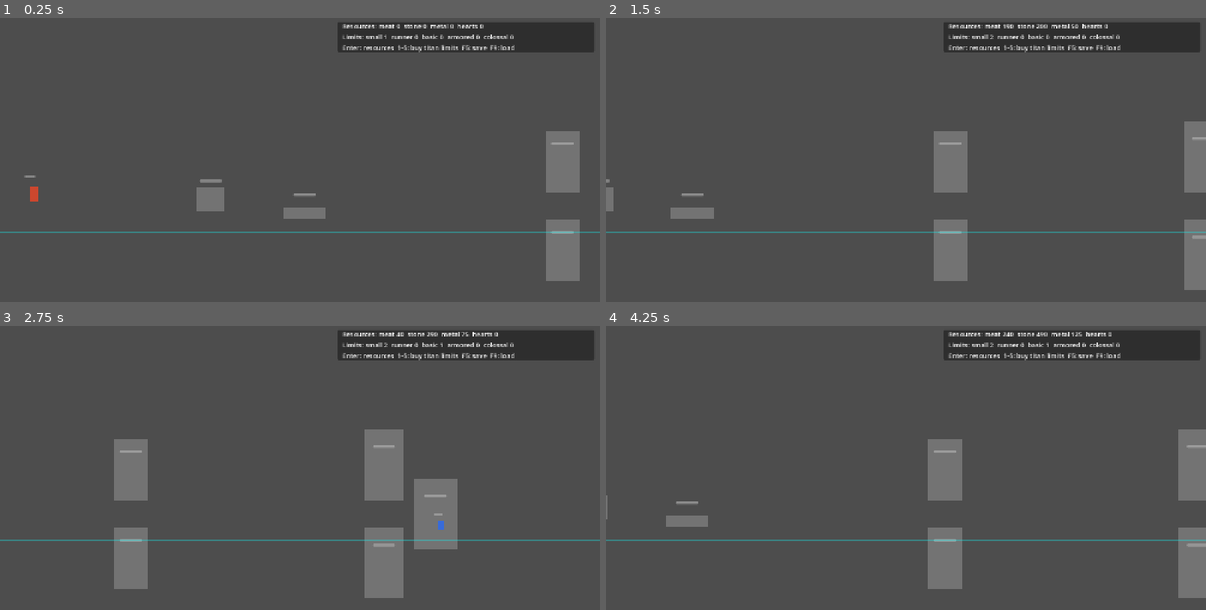
Above: before the commit, frames 1-4 (two rows, left to right).
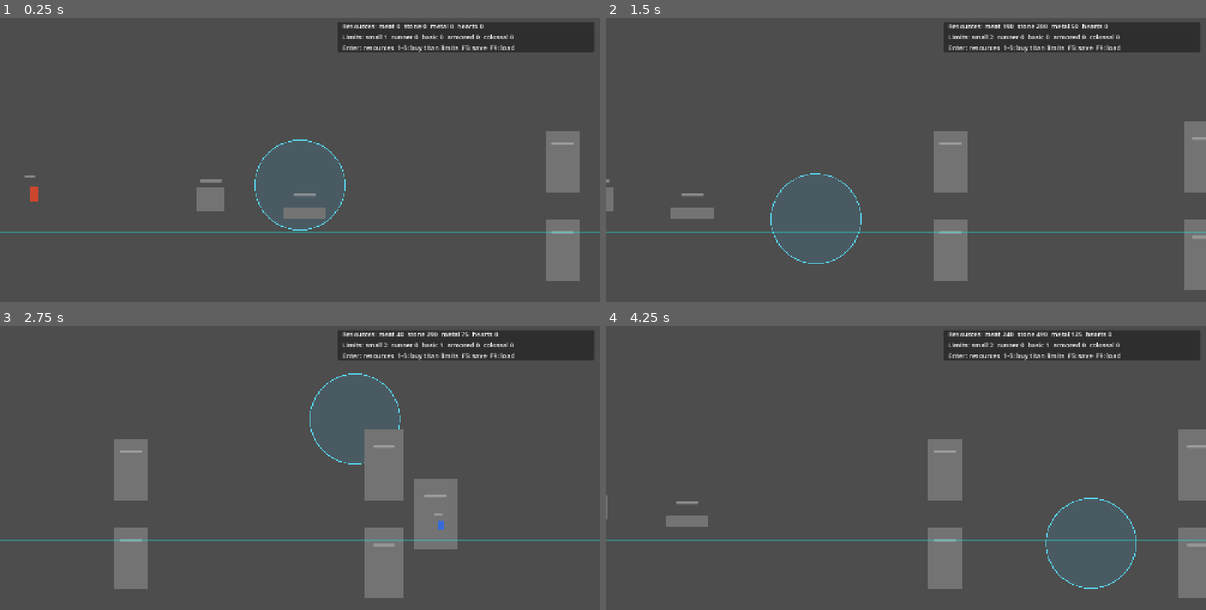
Above: after the commit, the same moments.

Repository: Fearawl/titan-inc
Game: Godot game, scene res://world/city/city_scene.tscn
Two runs of this game, one before a commit and one after it. Both use one fixed random seed, a clock stepped at 60 frames per second and the inputs below.
Inputs (mouse positions are in pixels of both pictures, inside the frame that each line leads up to):
- Up to frame 1 (0.25 s): no input
- Up to frame 2 (1.5 s): tap Enter (ui_accept) at 0.5, 0.77 s; move the mouse to (1038, 168) at 0.52 s; hold Right (ui_right) 0.53-1.25 s; tap 1 at 0.6 s; click (1038, 168) at 0.67 s; drag from (786, 202) to (876, 253) at 1.27 s
- Up to frame 3 (2.75 s): tap Enter (ui_accept) at 2 s; move the mouse to (360, 419) at 2.02 s; hold Right (ui_right) from 2.03 s (still down); tap 3 at 2.1 s; click (360, 419) at 2.17 s
- Up to frame 4 (4.25 s): release Right (ui_right) at 2.75 s; drag from (876, 561) to (726, 442) at 2.77 s; tap Enter (ui_accept) at 3.5, 3.77 s; move the mouse to (1086, 544) at 3.52 s; hold Left (ui_left) from 3.53 s (still down); tap 5 at 3.6 s; click (1086, 544) at 3.67 s

The runs differ from the first frame. In frame 1, 0.2% of the frame differs, in the area x 42-58%, y 42-75%; in frame 2, 0.2%; in frame 3, 0.1%; in frame 4, 0.2%, in the area x 73-89%, y 60-93%.

Commit message:
feat: add cursor boost foundation

Diff:
--- a/actors/common/combat_actor.gd
+++ b/actors/common/combat_actor.gd
@@ -10,6 +10,9 @@
 var stats: UnitStatsResource
 var damage_profile: DamageProfileResource
 var drop_table: DropTableResource
+# Transient modifier reset is owned by systems such as CursorBoostController,
+# because actor-local _process order would race combat resolution.
+var runtime_modifiers := UnitRuntimeModifiers.new()
 var target_x := 0.0
 var attack_cooldown := 0.0
 var assigned_position := Vector2.ZERO
@@ -52,6 +55,11 @@
 		return
 	attack_cooldown = 1.0 / maxf(stats.attack_rate, 0.01)
 
+func effective_damage() -> float:
+	if stats == null:
+		return 0.0
+	return runtime_modifiers.effective_damage(stats.damage)
+
 func _process(delta: float) -> void:
 	attack_cooldown = maxf(attack_cooldown - delta, 0.0)
 
--- a/content/catalogs/content_catalog.gd
+++ b/content/catalogs/content_catalog.gd
@@ -8,6 +8,7 @@
 const DefenseSlotResourceScript := preload("res://world/defense_positions/defense_slot_resource.gd")
 const UnitBehaviorProfileResource := preload("res://content/behaviors/unit_behavior_profile_resource.gd")
 const ProjectileProfileResource := preload("res://content/projectiles/projectile_profile_resource.gd")
+const CursorBoostProfileResourceScript := preload("res://content/player/cursor_boost_profile_resource.gd")
 
 var titan_types: Dictionary = {}
 var defender_types: Dictionary = {}
@@ -16,6 +17,7 @@
 var defense_slots: Dictionary = {}
 var behavior_profiles: Dictionary = {}
 var projectile_profiles: Dictionary = {}
+var cursor_boost_profiles: Dictionary = {}
 
 func _ready() -> void:
 	load_all()
@@ -28,6 +30,7 @@
 	defense_slots = _load_resources("res://content/defense_slots", DefenseSlotResourceScript)
 	behavior_profiles = _load_resources("res://content/behaviors", UnitBehaviorProfileResource)
 	projectile_profiles = _load_resources("res://content/projectiles", ProjectileProfileResource)
+	cursor_boost_profiles = _load_resources("res://content/player", CursorBoostProfileResourceScript)
 
 func get_titan(id: StringName) -> TitanTypeResource:
 	return titan_types.get(id) as TitanTypeResource
@@ -47,6 +50,9 @@
 func get_projectile_profile(id: StringName) -> ProjectileProfileResource:
 	return projectile_profiles.get(id) as ProjectileProfileResource
 
+func get_cursor_boost_profile(id: StringName) -> CursorBoostProfileResource:
+	return cursor_boost_profiles.get(id) as CursorBoostProfileResource
+
 func _load_resources(path: String, expected_script: Script) -> Dictionary:
 	var result := {}
 	var dir := DirAccess.open(path)
--- /dev/null
+++ b/content/player/cursor_boost_default.tres
@@ -0,0 +1,7 @@
+[gd_resource type="Resource" script_class="CursorBoostProfileResource" format=3]
+
+[ext_resource type="Script" path="res://content/player/cursor_boost_profile_resource.gd" id="1_x785a"]
+
+[resource]
+script = ExtResource("1_x785a")
+id = &"cursor_boost_default"
--- /dev/null
+++ b/content/player/cursor_boost_profile_resource.gd
@@ -0,0 +1,9 @@
+extends Resource
+class_name CursorBoostProfileResource
+
+@export var id: StringName
+@export var radius := 96.0
+@export var damage_multiplier := 1.5
+@export var debug_visible := true
+@export var fill_color := Color(0.2, 0.75, 1.0, 0.12)
+@export var outline_color := Color(0.35, 0.9, 1.0, 0.85)
--- /dev/null
+++ b/core/modifiers/unit_runtime_modifiers.gd
@@ -0,0 +1,13 @@
+extends RefCounted
+class_name UnitRuntimeModifiers
+
+var cursor_damage_multiplier := 1.0
+
+func reset_transient() -> void:
+	cursor_damage_multiplier = 1.0
+
+func apply_cursor_damage_multiplier(multiplier: float) -> void:
+	cursor_damage_multiplier *= maxf(multiplier, 0.0)
+
+func effective_damage(base_damage: float) -> float:
+	return maxf(base_damage, 0.0) * cursor_damage_multiplier
--- a/systems/behavior/defender_behavior_controller.gd
+++ b/systems/behavior/defender_behavior_controller.gd
@@ -111,7 +111,7 @@
 	var projectile := arrow_scene.instantiate() as Projectile
 	if projectile == null:
 		return false
-	var roll := unit.damage_profile.roll_damage(unit.stats.damage, false)
+	var roll := unit.damage_profile.roll_damage(unit.effective_damage(), false)
 	projectile.registry = registry
 	projectile.configure(unit, target, projectile_profile, float(roll["amount"]))
 	projectile_root.add_child(projectile)
--- a/systems/behavior/titan_behavior_controller.gd
+++ b/systems/behavior/titan_behavior_controller.gd
@@ -93,13 +93,13 @@
 	if unit == null or unit.damage_profile == null or unit.stats == null:
 		return
 	if blocking_structure != null:
-		var structure_roll := unit.damage_profile.roll_damage(unit.stats.damage, true)
+		var structure_roll := unit.damage_profile.roll_damage(unit.effective_damage(), true)
 		blocking_structure.apply_damage(float(structure_roll["amount"]), unit.actor_id)
 	for defender in TargetingService.units_in_radius(unit.global_position, unit.stats.attack_radius, registry.alive_defenders()):
 		var typed := defender as DefenderUnit
 		if typed == null or typed.damageable == null:
 			continue
-		var unit_roll := unit.damage_profile.roll_damage(unit.stats.damage, false)
+		var unit_roll := unit.damage_profile.roll_damage(unit.effective_damage(), false)
 		typed.damageable.apply_damage(float(unit_roll["amount"]), unit.actor_id)
 
 func _throw_boulder() -> bool:
@@ -112,7 +112,7 @@
 	if projectile == null:
 		return false
 	projectile.registry = registry
-	projectile.configure_to_position(unit, _boulder_target_position(profile), profile, unit.stats.damage * profile.damage_multiplier)
+	projectile.configure_to_position(unit, _boulder_target_position(profile), profile, unit.effective_damage() * profile.damage_multiplier)
 	projectile_root.add_child(projectile)
 	return true
 
--- a/systems/combat/combat_resolver.gd
+++ b/systems/combat/combat_resolver.gd
@@ -19,12 +19,12 @@
 			continue
 		var hit_anything := false
 		for defender in TargetingService.units_in_radius(titan.global_position, titan.stats.attack_radius, registry.alive_defenders()):
-			var roll := titan.damage_profile.roll_damage(titan.stats.damage, false)
+			var roll := titan.damage_profile.roll_damage(titan.effective_damage(), false)
 			defender.damageable.apply_damage(float(roll["amount"]), titan.actor_id)
 			hit_anything = true
 		var target_structure := TargetingService.nearest_structure_in_front(titan, registry.alive_structures())
 		if target_structure != null and titan.global_position.distance_to(target_structure.global_position) <= titan.stats.attack_radius:
-			var roll := titan.damage_profile.roll_damage(titan.stats.damage, true)
+			var roll := titan.damage_profile.roll_damage(titan.effective_damage(), true)
 			target_structure.apply_damage(float(roll["amount"]), titan.actor_id)
 			hit_anything = true
 		if hit_anything:
@@ -51,7 +51,7 @@
 		var target: TitanUnit = targets[0] as TitanUnit
 		if target == null:
 			continue
-		var roll := defender.damage_profile.roll_damage(defender.stats.damage, false)
+		var roll := defender.damage_profile.roll_damage(defender.effective_damage(), false)
 		target.damageable.apply_damage(float(roll["amount"]), defender.actor_id)
 		defender.consume_attack_cooldown()
 
--- /dev/null
+++ b/systems/player/cursor_boost_controller.gd
@@ -0,0 +1,44 @@
+extends Node2D
+class_name CursorBoostController
+
+@export var registry_path: NodePath
+@export var catalog_path: NodePath
+@export var profile_id: StringName = &"cursor_boost_default"
+
+var profile: CursorBoostProfileResource
+var _cursor_world_position := Vector2.ZERO
+
+@onready var registry: BattleRegistry = get_node_or_null(registry_path) as BattleRegistry
+@onready var catalog: ContentCatalog = get_node_or_null(catalog_path) as ContentCatalog
+
+func _ready() -> void:
+	if catalog != null:
+		profile = catalog.get_cursor_boost_profile(profile_id)
+		if profile == null:
+			catalog.load_all()
+			profile = catalog.get_cursor_boost_profile(profile_id)
+	queue_redraw()
+
+func _process(_delta: float) -> void:
+	_cursor_world_position = get_global_mouse_position()
+	if registry == null:
+		queue_redraw()
+		return
+	# Cursor boost owns this transient reset so node process order stays explicit:
+	# it must run before combat systems that read effective damage this frame.
+	for titan in registry.alive_titans():
+		titan.runtime_modifiers.reset_transient()
+		if profile == null:
+			continue
+		var radius := maxf(profile.radius, 0.0)
+		if titan.global_position.distance_to(_cursor_world_position) <= radius:
+			titan.runtime_modifiers.apply_cursor_damage_multiplier(profile.damage_multiplier)
+	queue_redraw()
+
+func _draw() -> void:
+	if profile == null or not profile.debug_visible:
+		return
+	var local_cursor := to_local(_cursor_world_position)
+	var radius := maxf(profile.radius, 0.0)
+	draw_circle(local_cursor, radius, profile.fill_color)
+	draw_arc(local_cursor, radius, 0.0, TAU, 64, profile.outline_color, 2.0)
--- a/tools/generate_initial_content.gd
+++ b/tools/generate_initial_content.gd
@@ -8,6 +8,7 @@
 const DefenseSlotResourceScript := preload("res://world/defense_positions/defense_slot_resource.gd")
 const UnitBehaviorProfileResource := preload("res://content/behaviors/unit_behavior_profile_resource.gd")
 const ProjectileProfileResource := preload("res://content/projectiles/projectile_profile_resource.gd")
+const CursorBoostProfileResourceScript := preload("res://content/player/cursor_boost_profile_resource.gd")
 
 const PROJECTILE_ARROW := 0
 const PROJECTILE_BOULDER := 1
@@ -24,6 +25,7 @@
 		_finish()
 		return
 	_save_projectiles()
+	_save_cursor_boost_profiles()
 	_save_behaviors()
 	_save_titans()
 	_save_defenders()
@@ -38,6 +40,7 @@
 		"res://content/defenders",
 		"res://content/behaviors",
 		"res://content/projectiles",
+		"res://content/player",
 		"res://content/structures",
 		"res://content/defense_slots",
 		"res://content/zones",
@@ -157,6 +160,16 @@
 		projectile.roll_distance = row[6]
 		projectile.lifetime = row[7]
 		_save("res://content/projectiles/%s.tres" % String(projectile.id), projectile)
+
+func _save_cursor_boost_profiles() -> void:
+	var profile: Resource = CursorBoostProfileResourceScript.new()
+	profile.id = &"cursor_boost_default"
+	profile.radius = 96.0
+	profile.damage_multiplier = 1.5
+	profile.debug_visible = true
+	profile.fill_color = Color(0.2, 0.75, 1.0, 0.12)
+	profile.outline_color = Color(0.35, 0.9, 1.0, 0.85)
+	_save("res://content/player/%s.tres" % String(profile.id), profile)
 
 func _save_behaviors() -> void:
 	var data := [
--- a/world/city/city_scene.tscn
+++ b/world/city/city_scene.tscn
@@ -1,10 +1,11 @@
-[gd_scene load_steps=19 format=3]
+[gd_scene load_steps=20 format=3]
 
 [ext_resource type="Script" path="res://world/city/city_scene.gd" id="1_city"]
 [ext_resource type="PackedScene" path="res://structures/destructible/destructible_structure.tscn" id="2_structure"]
 [ext_resource type="Script" path="res://content/catalogs/content_catalog.gd" id="3_catalog"]
 [ext_resource type="Script" path="res://systems/combat/battle_registry.gd" id="4_registry"]
 [ext_resource type="Script" path="res://systems/combat/combat_resolver.gd" id="5_resolver"]
+[ext_resource type="Script" path="res://systems/player/cursor_boost_controller.gd" id="6_cursor_boost"]
 [ext_resource type="Script" path="res://systems/spawning/titan_spawn_coordinator.gd" id="6_titan_spawn"]
 [ext_resource type="PackedScene" path="res://actors/titan/titan_unit.tscn" id="7_titan"]
 [ext_resource type="Script" path="res://systems/spawning/defender_spawn_coordinator.gd" id="8_defender_spawn"]
@@ -28,6 +29,11 @@
 
 [node name="BattleRegistry" type="Node" parent="."]
 script = ExtResource("4_registry")
+
+[node name="CursorBoostController" type="Node2D" parent="."]
+script = ExtResource("6_cursor_boost")
+registry_path = NodePath("../BattleRegistry")
+catalog_path = NodePath("../ContentCatalog")
 
 [node name="CombatResolver" type="Node" parent="."]
 script = ExtResource("5_resolver")
Not shown, added: content/player/cursor_boost_profile_resource.gd.uid
Not shown, added: core/modifiers/unit_runtime_modifiers.gd.uid
Not shown, added: systems/player/cursor_boost_controller.gd.uid
Not shown, changed: docs/architecture_context.md
Not shown, changed: docs/gdd.md
Not shown, changed: docs/vertical_slice_spec.md
